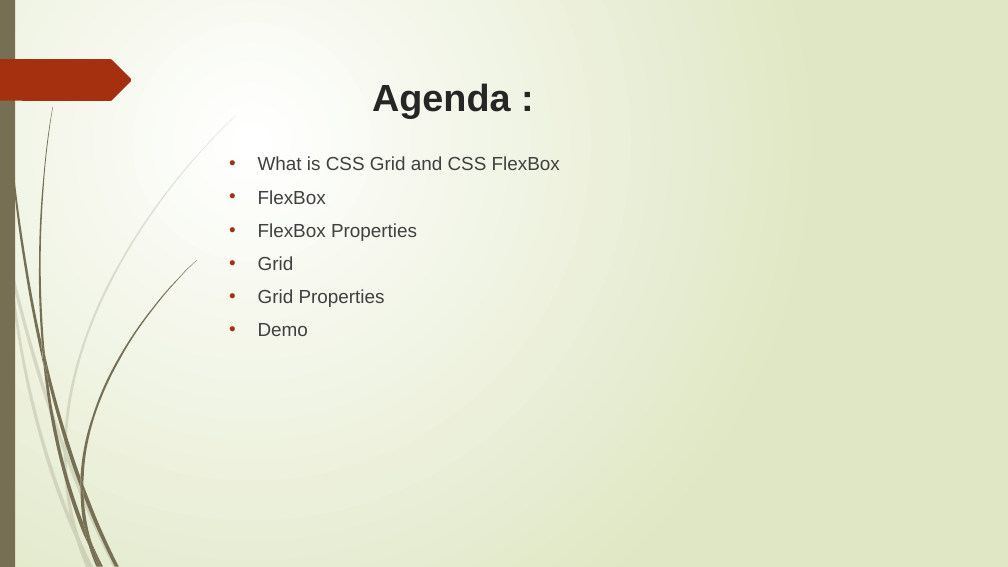
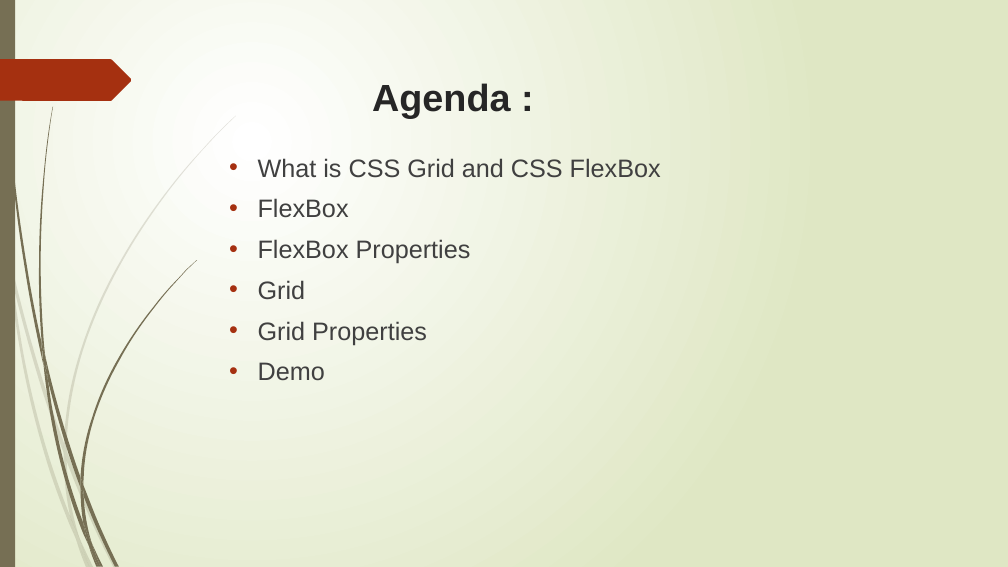
Before and after one commit to Rithima-Reddy/CSS-FLEXBOX, a slide deck: slide 3 of Group No.pptx. Drawn at 1008x567 pixels with LibreOffice and Linux fonts; fonts in the diff are those of the drawing. Boxes give left, top, right and bottom in pixels: in the first picture for what was removed or moved away, otherwise in the second. Text is boxed around its words. In the diff, an @@ line names an element or a change of style, - is before the commit and + after.

```diff
--- a/Group No.pptx
+++ b/Group No.pptx
@@ text "What is CSS Grid and ..." at (258, 158, 661, 381): size 18 to 24 pt @@
```
Also in this commit, not shown: 4 other slides changed, 3 slides added, 1 slide removed.
